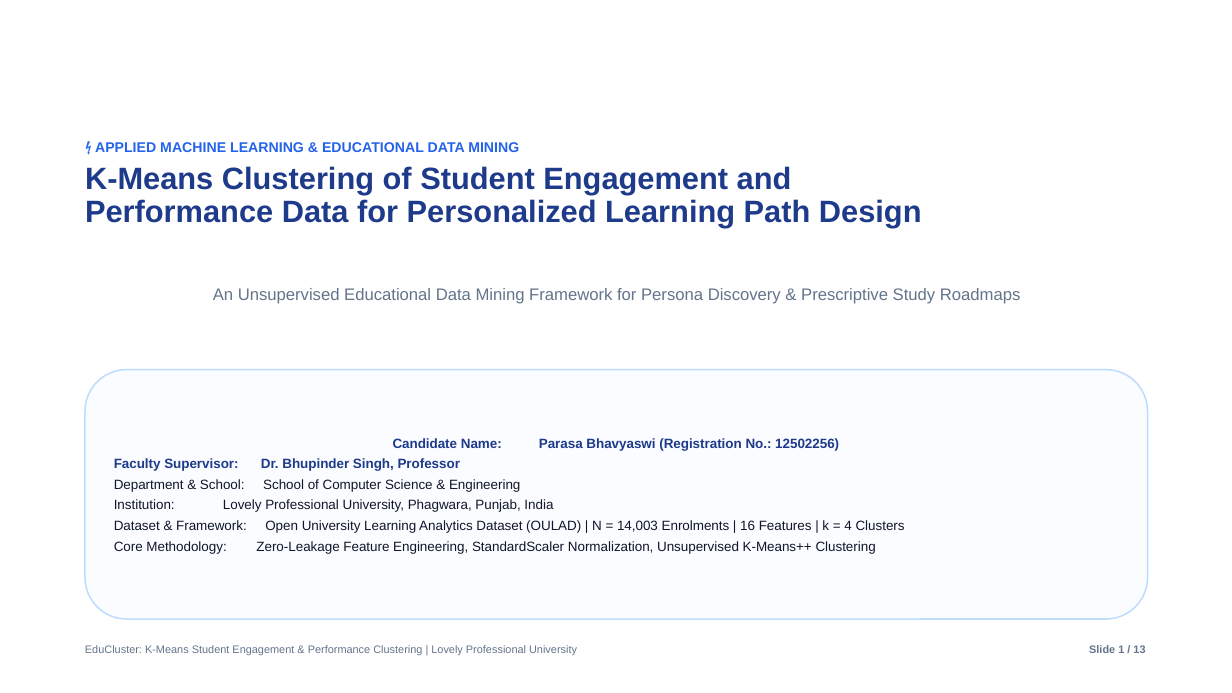
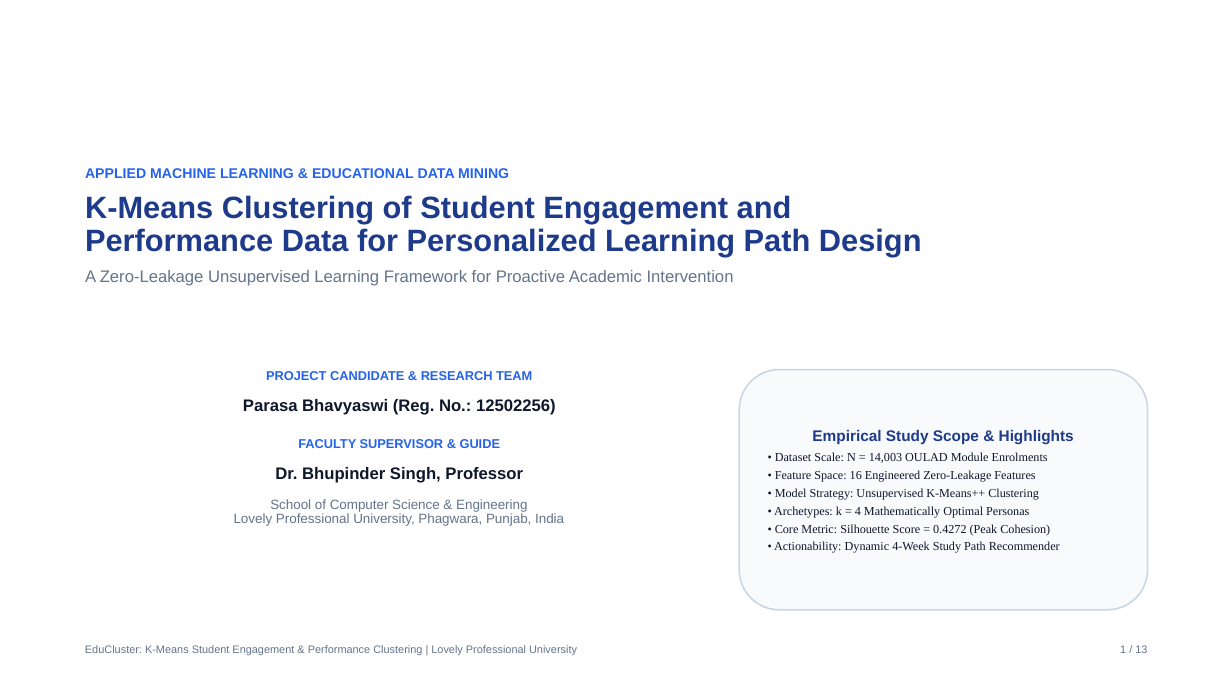
Before and after one commit to parasabhavyaswi/student-engagement-performance-clustering, a slide deck: slide 1 of EduCluster_Presentation.pptx. Drawn at 1232x693 pixels with LibreOffice and Linux fonts; fonts in the diff are those of the drawing; background and template pictures are left out. Boxes give left, top, right and bottom in pixels: in the first picture for what was removed or moved away, otherwise in the second. Text is boxed around its words. In the diff, an @@ line names an element or a change of style, - is before the commit and + after.

Commit message:
docs(presentation): finalize 13-slide academic presentation with full visual figures

```diff
--- a/EduCluster_Presentation.pptx
+++ b/EduCluster_Presentation.pptx
@@ title "APPLIED MACHINE LEARNING & EDUCATIONAL ...": place and size @@
-title "APPLIED MACHINE LEARNING & EDUCATIONAL ..." at [85,142,922,228]
+title "APPLIED MACHINE LEARNING & EDUCATIONAL ..." at [85,168,922,286]
@@ title at [85,168,509,178]: text changed @@
-⚡ APPLIED MACHINE LEARNING & EDUCATIONAL DATA MINING
+APPLIED MACHINE LEARNING & EDUCATIONAL DATA MINING
@@ title at [85,195,922,257]: more space between paragraphs @@
@@ title at [85,270,734,286]: paragraph added @@
+A Zero-Leakage Unsupervised Learning Framework for Proactive Academic Intervention
@@ subtitle removed at [213,288,1021,304] @@
-An Unsupervised Educational Data Mining Framework for Persona Discovery & Prescriptive Study Roadmaps
@@ rounded rectangle removed at [85,370,1148,619] @@
-Candidate Name: Parasa Bhavyaswi (Registration No.: 12502256)
-Faculty Supervisor: Dr. Bhupinder Singh, Professor
-Department & School: School of Computer Science & Engineering
-Institution: Lovely Professional University, Phagwara, Punjab, India
-Dataset & Framework: Open University Learning Analytics Dataset (OULAD) | N = 14,003 Enrolments | 16 Features | k = 4 Clusters
-Core Methodology: Zero-Leakage Feature Engineering, StandardScaler Normalization, Unsupervised K-Means++ Clustering
@@ subtitle added at [234,371,564,526], 10.5 pt, text #64748B, bold @@
+PROJECT CANDIDATE & RESEARCH TEAM
+Parasa Bhavyaswi (Reg. No.: 12502256)
+FACULTY SUPERVISOR & GUIDE
+Dr. Bhupinder Singh, Professor
+School of Computer Science & Engineering
+Lovely Professional University, Phagwara, Punjab, India
@@ rounded rectangle added at [739,370,1148,610], fill #F8FAFC, outline #CBD5E1 1.2 pt, 9.5 pt, text #0F172A @@
+Empirical Study Scope & Highlights
+• Dataset Scale: N = 14,003 OULAD Module Enrolments
+• Feature Space: 16 Engineered Zero-Leakage Features
+• Model Strategy: Unsupervised K-Means++ Clustering
+• Archetypes: k = 4 Mathematically Optimal Personas
+• Core Metric: Silhouette Score = 0.4272 (Peak Cohesion)
+• Actionability: Dynamic 4-Week Study Path Recommender
@@ text at [1120,645,1147,653]: text changed; bold off @@
-Slide 1 / 13
+1 / 13
```
Also in this commit, not shown: 12 other slides changed, 1 other file.
